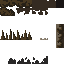
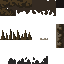
The second (64, 64) image is a revision of the first. Changes to its layers:
painted on "Layer 3" over [24, 8, 56, 16]
added layer "Layer 6" above "Layer 1" over [0, 5, 32, 16]
